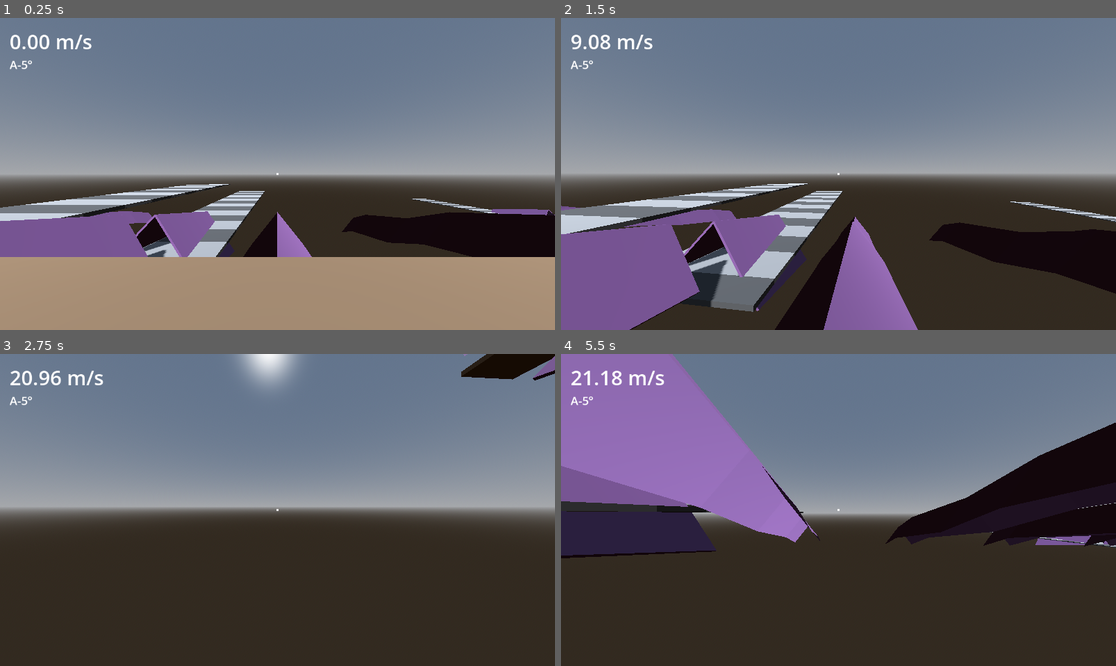
Above: before the commit, frames 1-4 (two rows, left to right).
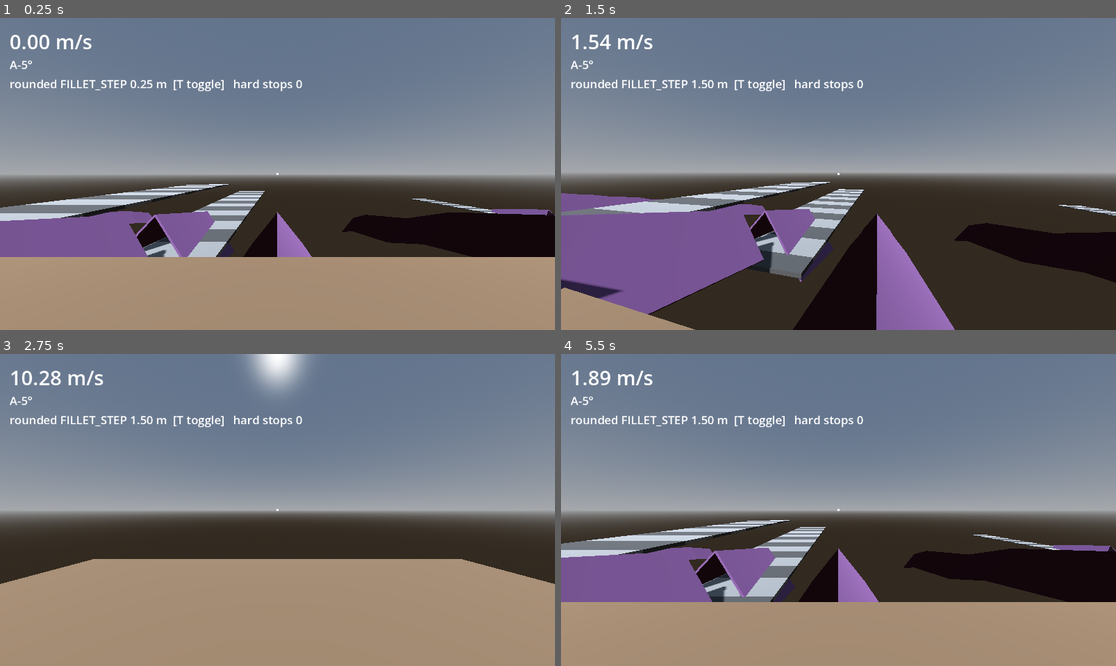
Above: after the commit, the same moments.

Repository: Crawford-Young/what-is-dark
Game: Godot game, scene res://scenes/surf_lab.tscn
Same seed, same stepped clock (60 frames per second), same inputs: the game is played once before the commit and once after it. This scene is started directly instead of the project's main scene.
Inputs (mouse positions are in pixels of both pictures, inside the frame that each line leads up to):
- Up to frame 1 (0.25 s): no input
- Up to frame 2 (1.5 s): tap Enter at 0.5 s; move the mouse to (866, 174) at 0.52 s; hold W (move_forward) from 0.53 s (still down); tap T at 0.6 s; click (866, 174) at 0.67 s; tap Space (jump) at 0.77 s; move the mouse to (810, 174) at 1.27 s; click (810, 174) at 1.35 s
- Up to frame 3 (2.75 s): keep holding W (move_forward); tap Space (jump) at 1.52 s; tap T at 1.55, 2.3 s; move the mouse to (288, 503) at 2.02 s; hold Q (glance) from 2.03 s (still down)
- Up to frame 4 (5.5 s): keep holding W (move_forward); move the mouse to (832, 516) at 2.77 s; release Q (glance) at 2.78 s; tap T at 2.85, 3.8, 4.55, 5.3 s; click (832, 516) at 2.92 s; tap Space (jump) at 3.02, 3.77, 4.52 s; move the mouse to (877, 513) at 3.52 s; hold Shift 3.53-4.28 s; move the mouse to (794, 506) at 4.27 s; tap Alt at 4.35 s; move the mouse to (844, 510) at 5.02 s; tap Ctrl at 5.1 s; click (844, 510) at 5.17 s

The runs differ from the first frame. In frame 1, 0.6% of the frame differs, in the area x 1-55%, y 19-24%; in frame 2, 19%; in frame 3, 38%; in frame 4, 63%, in the area x 0-100%, y 0-100%.

Commit message:
chore: add the rounded-seam contact probe (DEBUG PROBE)
What: Per-step contact probe for the issue-#14 rounded-seam snag, purely
additive, every line marked DEBUG PROBE. Player emits probe_stepped
(velocity before move_and_slide, right after it, and the surf-clip
flag) once per physics step. The surf lab logs a TICK row per step while
the rider touches a seam-cluster strip, or on the step after leaving one:
position, the along-arc distance from the arc start and from the lip (the
arc midpoint), speeds before and after the slide and after the clip, the
slide count and the hard-stop flag (speed below 0.5x the last step, from
above 2 m/s). Each contact gets a CONTACT row: normal, point, collider,
shape index, and the trimesh facet under it (a +-0.05 m ray along the
contact normal reads face_index and the facet normal, so dev_deg = contact
normal vs facet normal flags edge/vertex hits). The sink is
user://probe/seam_contact_<stamp>.csv, opened at the first TICK row, so
tests and launches that never touch a surf face write no file. T rebuilds
every rounded seam at FILLET_STEP 1.5 m and back; the HUD shows the step
and a hard-stop count. `just probe-stops [csv] [--tol=0.02]` lists each
hard stop with its normals and a facet-boundary verdict, recomputed from
s_in_arc and the step, next to the chance rate 2*tol/step.
Active physics engine: GodotPhysics3D. physics_engine is DEFAULT, and
ClassDB has GodotPhysicsServer3D, not JoltPhysicsServer3D. Negative
control: a scratch project set to "Jolt Physics" flips both classes and
warns on space params. Jolt's internal-edge removal is not in play.

Verified:
- just test -> rc 0, Scripts 20, 304/304 passing, 1993 asserts, no
  "could not find script". The red step was rc 1 with 7 failing (probe
  members missing), then rc 1 with 1 failing (a flat landing was flagged
  as a stop).
- just launch -> rc 0, 0 ERROR/WARNING lines
- godot --headless --path . scenes/surf_lab.tscn --quit-after 600 -> rc 0,
  clean, no CSV written
- node --test "scripts/dev/*.test.mjs" -> rc 0, 5 pass 0 fail. Red was
  rc 1 with the module missing.
EXPECTED_SCRIPTS is unchanged at 20: the probe extends
test_surf_lab_smoke.gd.

Next: the user rides AR-*/BR-* stations at 0.25 m, presses T, rides the
same stations at 1.5 m, then runs `just probe-stops`. Candidate 1 is
confirmed if 0.25 m stops sit on facet boundaries well above the chance
rate with dev_deg > 0.5 (edge normals) and 1.5 m stops drop. Then revert
this commit: `git diff ff06cc2 HEAD -- scripts/player.gd scripts/surf_lab.gd
tests/unit/test_surf_lab_smoke.gd Justfile scripts/dev/seam_contact_stops.mjs
scripts/dev/seam_contact_stops.test.mjs` must come back empty.

Ruled out: Jolt internal-edge handling (the engine is GodotPhysics3D).
clip_multi crease collapse was ruled out earlier (ff06cc2).

Pre-probe SHA: ff06cc2

Refs #14

Co-Authored-By: Claude Opus 5.5 <noreply@anthropic.com>

Diff:
--- a/scripts/player.gd
+++ b/scripts/player.gd
@@ -11,6 +11,11 @@
 ## so nothing reclassifies; 38° must hold so future pitched ramps read as walls.
 const ACTIVATE_RANGE := 200.0  ## gate-activate ray length (m). Generous on purpose: the
 ## gate lab measures natural click distances, so range must never be the binding limit.
+
+## DEBUG PROBE — remove before gates (issue #14): fires once per physics step after the
+## surf clip, carrying the velocity before move_and_slide and right after it; the
+## post-clip velocity is `velocity` itself when a listener reads it.
+signal probe_stepped(pre_slide_velocity: Vector3, post_slide_velocity: Vector3, clipped: bool)
 
 var frozen := false
 var glancing := false
@@ -84,6 +89,7 @@
 
 	var pre_slide_velocity := velocity
 	move_and_slide()
+	var probe_post_slide_velocity := velocity  ## DEBUG PROBE — remove before gates (issue #14)
 	var steep: Array[Vector3] = []
 	for i in get_slide_collision_count():
 		var normal := get_slide_collision(i).get_normal()
@@ -94,6 +100,7 @@
 		# steep walls (anti-climb). Recompute from the pre-slide velocity with
 		# Source clip semantics (lab lesson, 9822c47).
 		velocity = SourceMove.clip_multi(pre_slide_velocity, steep)
+	probe_stepped.emit(pre_slide_velocity, probe_post_slide_velocity, steep.size() > 0 and not is_on_floor())  ## DEBUG PROBE — remove before gates (issue #14)
 	_jump_was_down = jump_down
 	_rays_stale = false
 
--- a/scripts/surf_lab.gd
+++ b/scripts/surf_lab.gd
@@ -80,6 +80,38 @@
 
 var STATIONS: Array = []  ## populated by _build_range_rig() + _build_seam_array(): [{"label","spawn","face"}, ...]
 
+## DEBUG PROBE — remove before gates (issue #14): rounded-seam contact probe. Per
+## physics step while the rider touches a seam-cluster strip (or speed halves the step
+## after leaving one), it
+## logs speed before/after move_and_slide and after the surf clip, every slide
+## contact's normal + collider + shape index, and the trimesh facet under each
+## contact (a short ray along -normal reads face_index), with the contact's
+## along-arc distance in FILLET_STEP units. T rebuilds every rounded seam at
+## PROBE_COARSE_STEP so one ride compares 0.25 m and 1.5 m facets.
+## Sink: user://probe/seam_contact_<stamp>.csv, opened at the first TICK row.
+const PROBE_COARSE_STEP := 1.5  ## DEBUG PROBE — control facet length
+const PROBE_STOP_RATIO := 0.5  ## DEBUG PROBE — hard stop: speed below this fraction of last step's
+const PROBE_STOP_MIN_SPEED := 2.0  ## DEBUG PROBE — drops from below this are standing-still noise
+const PROBE_RAY_REACH := 0.05  ## DEBUG PROBE — facet ray starts/ends this far either side of a contact
+const PROBE_STRIP_COLOR := Color(0.45, 0.3, 0.5)  ## DEBUG PROBE — _build_band_cluster's strip colour
+const PROBE_TICK_COLS := "run,tick,station,step,x,y,z,vx,vy,vz,v_pre,v_slide,v_post,h_post,tick_ratio,step_ratio,slides,contacts,on_floor,clipped,hard_stop,seam,s_from_lip,s_in_arc,facet_k,boundary_dist"
+const PROBE_CONTACT_COLS := "run,tick,slide_i,coll_j,surface,shape_idx,nx,ny,nz,px,py,pz,face_index,face_seg,facet_nx,facet_ny,facet_nz,dev_deg,seam,s_from_lip,s_in_arc,facet_k,boundary_dist"
+var _probe_fillet_step := FILLET_STEP  ## DEBUG PROBE — what _fillet_spine samples at
+var _probe_rounded: Array = []  ## DEBUG PROBE — [{"label","fillet_len","raw","body","spine","cum","arcs"}]
+var _probe_rec_by_label := {}  ## DEBUG PROBE — rounded record per cluster label
+var _probe_strip_label := {}  ## DEBUG PROBE — strip body instance_id -> cluster label (sharp + rounded)
+var _probe_arcs_out: Array = []  ## DEBUG PROBE — arcs of the latest _fillet_spine call
+var _probe_sink_enabled := true  ## DEBUG PROBE — false keeps every line in _probe_buffer (tests)
+var _probe_buffer := PackedStringArray()  ## DEBUG PROBE — lines held until the file opens
+var _probe_file: FileAccess  ## DEBUG PROBE
+var _probe_header_done := false  ## DEBUG PROBE
+var _probe_run := 0  ## DEBUG PROBE
+var _probe_tick := 0  ## DEBUG PROBE
+var _probe_prev_speed := 0.0  ## DEBUG PROBE
+var _probe_prev_on_surf := false  ## DEBUG PROBE
+var _probe_stops := 0  ## DEBUG PROBE
+var _probe_step_label: Label  ## DEBUG PROBE
+
 @onready var _player: Player = $Player
 @onready var _speed_label: Label = $HUD/SpeedLabel
 @onready var _station_label: Label = $HUD/StationLabel
@@ -102,6 +134,7 @@
 			break
 	_kill_y = _lowest_geometry_y - 10.0  # recomputed from the FINAL built geometry (T1's
 	## builder rule) -- Band B's lead-in alone descends ~12 m, R1 #14.
+	_probe_ready()  ## DEBUG PROBE — remove before gates (issue #14)
 	_reset_to_station()
 
 
@@ -114,6 +147,8 @@
 			KEY_P:
 				_station = (_station - 1 + STATIONS.size()) % STATIONS.size()
 				_reset_to_station()
+			KEY_T:  ## DEBUG PROBE — remove before gates (issue #14)
+				_probe_toggle_fillet_step()
 
 
 func _physics_process(_delta: float) -> void:
@@ -122,12 +157,14 @@
 	if _player.global_position.y < _kill_y:
 		var s: Dictionary = STATIONS[_station]
 		_player.teleport(s["spawn"], s["face"])
+		_probe_on_reset("kill_plane")  ## DEBUG PROBE — remove before gates (issue #14)
 
 
 func _reset_to_station() -> void:
 	var s: Dictionary = STATIONS[_station]
 	_player.teleport(s["spawn"], s["face"])
 	_station_label.text = s["label"]
+	_probe_on_reset("station")  ## DEBUG PROBE — remove before gates (issue #14)
 
 
 ## Range rig (replaces the 5-ramp authored chain, 2026-08-02 ruling round 4):
@@ -366,9 +403,11 @@
 	var exit_speed: float = ETA * sqrt(entry_speed * entry_speed + 70.4 * lead_in_drop)
 
 	_build_seam_cluster(x, low_y, low_z, exit_speed, delta_deg, spine)
+	var probe_raw_spine := spine.duplicate()  ## DEBUG PROBE — remove before gates (issue #14)
 	if fillet_len > 0.0:
 		spine = _fillet_spine(spine, fillet_len)
 	_add_surf_strip(spine, FACE_ANGLE_DEG, HALF_WIDTH * 2.0, Color(0.45, 0.3, 0.5))
+	_probe_register_strip("%s-%d°" % [label_prefix, int(delta_deg)], fillet_len, probe_raw_spine, spine)  ## DEBUG PROBE — remove before gates (issue #14)
 
 
 ## The measurement rig itself (R1 #23 sanctioned exemption): 4 ramps sharing
@@ -398,6 +437,7 @@
 ## instead of creasing. Arcs live in the vertical plane of the path (x fixed).
 func _fillet_spine(spine: Array[Vector3], fillet_len: float) -> Array[Vector3]:
 	var out: Array[Vector3] = [spine[0]]
+	_probe_arcs_out = []  ## DEBUG PROBE — remove before gates (issue #14)
 	for i in range(1, spine.size() - 1):
 		var p := spine[i]
 		var d1 := (p - spine[i - 1]).normalized()
@@ -413,7 +453,8 @@
 		assert(tangent <= minf(p.distance_to(spine[i - 1]), p.distance_to(spine[i + 1])) / 2.0)
 		var t1 := p - d1 * tangent
 		var sgn := signf(phi2 - phi1)
-		var n_steps := maxi(2, ceili(fillet_len / FILLET_STEP))
+		var n_steps := maxi(2, ceili(fillet_len / _probe_fillet_step))  ## DEBUG PROBE — was FILLET_STEP; restore before gates (issue #14)
+		_probe_arcs_out.append({"seam": i - 1, "i0": out.size(), "n": n_steps, "step": fillet_len / n_steps})  ## DEBUG PROBE — remove before gates (issue #14)
 		for k in range(n_steps + 1):
 			var phi := lerpf(phi1, phi2, float(k) / n_steps)
 			var du := sgn * r * (sin(phi) - sin(phi1))  # along-path (-z) offset from t1
@@ -530,3 +571,248 @@
 ## not a fixed constant, so the plane always sits below every built surface.
 func _track_lowest(y: float) -> void:
 	_lowest_geometry_y = minf(_lowest_geometry_y, y)
+
+
+## DEBUG PROBE — remove before gates (issue #14): everything below is the
+## rounded-seam contact probe; see the PROBE_* block at the top of the file.
+func _probe_ready() -> void:
+	_probe_step_label = Label.new()
+	_probe_step_label.offset_left = 20.0
+	_probe_step_label.offset_top = 120.0
+	_probe_step_label.add_theme_font_size_override("font_size", 24)
+	$HUD.add_child(_probe_step_label)
+	_probe_update_label()
+	_player.probe_stepped.connect(_probe_on_step)
+
+
+func _probe_update_label() -> void:
+	_probe_step_label.text = "rounded FILLET_STEP %.2f m  [T toggle]   hard stops %d" % [_probe_fillet_step, _probe_stops]
+
+
+func _probe_engine_name() -> String:
+	if ClassDB.class_exists("JoltPhysicsServer3D"):
+		return "Jolt Physics"
+	if ClassDB.class_exists("GodotPhysicsServer3D"):
+		return "GodotPhysics3D"
+	return "unknown"
+
+
+func _probe_is_hard_stop(prev_speed: float, speed: float) -> bool:
+	return prev_speed > PROBE_STOP_MIN_SPEED and speed < PROBE_STOP_RATIO * prev_speed
+
+
+## Called after _add_surf_strip: the strip is $Geometry's newest child.
+func _probe_register_strip(label: String, fillet_len: float, raw: Array, spine: Array) -> void:
+	var body: Node = $Geometry.get_child(-1)
+	_probe_strip_label[body.get_instance_id()] = label
+	if fillet_len <= 0.0:
+		return
+	var rec := {"label": label, "fillet_len": fillet_len, "raw": raw}
+	_probe_set_geometry(rec, body, spine)
+	_probe_rounded.append(rec)
+	_probe_rec_by_label[label] = rec
+
+
+func _probe_set_geometry(rec: Dictionary, body: Node, spine: Array) -> void:
+	var cum := PackedFloat64Array([0.0])
+	for i in range(1, spine.size()):
+		cum.append(cum[i - 1] + spine[i].distance_to(spine[i - 1]))
+	rec["body"] = body
+	rec["spine"] = spine
+	rec["cum"] = cum
+	rec["arcs"] = _probe_arcs_out
+
+
+func _probe_toggle_fillet_step() -> void:
+	_probe_fillet_step = PROBE_COARSE_STEP if is_equal_approx(_probe_fillet_step, FILLET_STEP) else FILLET_STEP
+	for rec in _probe_rounded:
+		var old: Node = rec["body"]
+		_probe_strip_label.erase(old.get_instance_id())
+		$Geometry.remove_child(old)
+		old.free()
+		var spine := _fillet_spine(rec["raw"], rec["fillet_len"])
+		_add_surf_strip(spine, FACE_ANGLE_DEG, HALF_WIDTH * 2.0, PROBE_STRIP_COLOR)
+		var body: Node = $Geometry.get_child(-1)
+		_probe_strip_label[body.get_instance_id()] = rec["label"]
+		_probe_set_geometry(rec, body, spine)
+	_probe_update_label()
+	_probe_write("PROBE-STEP,%d,%d,%.3f" % [_probe_run, _probe_tick, _probe_fillet_step])
+	for line in _probe_arc_lines():
+		_probe_write(line)
+	_reset_to_station()
+
+
+func _probe_arc_lines() -> PackedStringArray:
+	var lines := PackedStringArray()
+	for rec in _probe_rounded:
+		for arc in rec["arcs"]:
+			var i0: int = arc["i0"]
+			var n: int = arc["n"]
+			lines.append("PROBE-ARC,%s,%d,%.4f,%.4f,%.4f,%.4f,%.4f,%.4f,%d" % [rec["label"], arc["seam"], rec["spine"][i0].x, rec["spine"][i0].z, rec["spine"][i0 + n].z, rec["cum"][i0], rec["cum"][i0 + n] - rec["cum"][i0], arc["step"], n])
+	return lines
+
+
+## Along-path position of world z on a rounded strip. Every strip quad is a spine
+## segment plus a purely lateral (x, y) offset, so a surface point's z is its spine
+## generator's z and z alone fixes the path distance. Returns the nearest arc.
+func _probe_arc_coord(rec: Dictionary, z: float) -> Dictionary:
+	var spine: Array = rec["spine"]
+	var cum: PackedFloat64Array = rec["cum"]
+	var j := 0
+	while j < spine.size() - 2 and z < spine[j + 1].z:
+		j += 1
+	var frac: float = (spine[j].z - z) / (spine[j].z - spine[j + 1].z)
+	var s: float = cum[j] + frac * (cum[j + 1] - cum[j])
+	var best: Dictionary = {}
+	var best_out := INF
+	for arc in rec["arcs"]:
+		var s0: float = cum[arc["i0"]]
+		var s1: float = cum[arc["i0"] + arc["n"]]
+		var outside := maxf(maxf(s0 - s, s - s1), 0.0)
+		if outside < best_out:
+			best_out = outside
+			var step: float = arc["step"]
+			var s_in := s - s0
+			var nearest := clampf(roundf(s_in / step), 0.0, float(arc["n"]))
+			best = {
+				"seam": arc["seam"],
+				"s_in_arc": s_in,
+				"s_from_lip": s_in - (s1 - s0) / 2.0,
+				"facet_k": floori(s_in / step) if outside == 0.0 else -1,
+				"boundary_dist": absf(s_in - nearest * step),
+			}
+	return best
+
+
+func _probe_face_hit(from: Vector3, to: Vector3) -> Dictionary:
+	var query := PhysicsRayQueryParameters3D.create(from, to)
+	query.exclude = [_player.get_rid()]
+	query.hit_back_faces = true
+	return get_world_3d().direct_space_state.intersect_ray(query)
+
+
+## _add_surf_strip emits two triangles per spine segment, side -1 then side +1.
+func _probe_face_segment(rec: Dictionary, face_index: int) -> int:
+	var n_seg: int = rec["spine"].size() - 1
+	return (face_index % (2 * n_seg)) / 2
+
+
+func _probe_on_reset(reason: String) -> void:
+	_probe_run += 1
+	_probe_tick = 0
+	_probe_prev_speed = 0.0
+	_probe_prev_on_surf = false
+	_probe_write("PROBE-RUN,%d,%s,%s,%.3f" % [_probe_run, STATIONS[_station]["label"], reason, _probe_fillet_step])
+	if _probe_file:
+		_probe_file.flush()
+
+
+func _probe_on_step(pre_slide: Vector3, post_slide: Vector3, clipped: bool) -> void:
+	_probe_tick += 1
+	var v_pre := pre_slide.length()
+	var v_slide := post_slide.length()
+	var vel := _player.velocity
+	var v_post := vel.length()
+	var prev := _probe_prev_speed
+	_probe_prev_speed = v_post
+	var contacts := PackedStringArray()
+	var surf_rec: Dictionary = {}
+	var on_surf := false
+	for i in _player.get_slide_collision_count():
+		var kc := _player.get_slide_collision(i)
+		for j in kc.get_collision_count():
+			var collider := kc.get_collider(j)
+			var label: String = _probe_strip_label.get(collider.get_instance_id(), "") if collider else ""
+			on_surf = on_surf or label != ""
+			var rec: Dictionary = _probe_rec_by_label.get(label, {})
+			if not rec.is_empty() and surf_rec.is_empty():
+				surf_rec = rec
+			contacts.append(_probe_contact_row(i, j, kc, collider, label, rec))
+	# Stops count only inside the surf-contact window (this step or the last), so a
+	# flat landing that zeroes vertical speed never reads as a seam snag.
+	var stop := (on_surf or _probe_prev_on_surf) and _probe_is_hard_stop(prev, v_post)
+	_probe_prev_on_surf = on_surf
+	if not on_surf and not stop:
+		return
+	if stop:
+		_probe_stops += 1
+		_probe_update_label()
+	if surf_rec.is_empty():
+		surf_rec = _probe_rec_by_label.get(STATIONS[_station]["label"], {})
+	var pos := _player.global_position
+	var row := "TICK,%d,%d,%s,%.3f,%.4f,%.4f,%.4f,%.4f,%.4f,%.4f,%.4f,%.4f,%.4f,%.4f,%.4f,%.4f,%d,%d,%d,%d,%d" % [
+		_probe_run, _probe_tick, STATIONS[_station]["label"], _probe_fillet_step,
+		pos.x, pos.y, pos.z, vel.x, vel.y, vel.z, v_pre, v_slide, v_post,
+		Vector2(vel.x, vel.z).length(), v_post / prev if prev > 0.0 else 1.0,
+		v_post / v_pre if v_pre > 0.0 else 1.0,
+		_player.get_slide_collision_count(), contacts.size(),
+		int(_player.is_on_floor()), int(clipped), int(stop)]
+	_probe_write(row + _probe_coord_cols(surf_rec, pos.z))
+	for line in contacts:
+		_probe_write(line)
+	if _probe_file and (stop or _probe_tick % 120 == 0):
+		_probe_file.flush()
+
+
+func _probe_contact_row(i: int, j: int, kc: KinematicCollision3D, collider: Object, label: String, rec: Dictionary) -> String:
+	var n := kc.get_normal(j)
+	var p := kc.get_position(j)
+	var surface := label if label != "" else "other:%s" % ((collider as Node).name if collider is Node else "?")
+	var face_index := -1
+	var face_seg := -1
+	var facet_n := Vector3.ZERO
+	var dev := -1.0
+	if label != "":
+		var hit := _probe_face_hit(p + n * PROBE_RAY_REACH, p - n * PROBE_RAY_REACH)
+		if not hit.is_empty() and hit["collider"] == collider:
+			face_index = hit["face_index"]
+			facet_n = hit["normal"]
+			var angle := rad_to_deg(n.angle_to(facet_n))
+			dev = minf(angle, 180.0 - angle)
+			if not rec.is_empty():
+				face_seg = _probe_face_segment(rec, face_index)
+	var row := "CONTACT,%d,%d,%d,%d,%s,%d,%.5f,%.5f,%.5f,%.4f,%.4f,%.4f,%d,%d,%.5f,%.5f,%.5f,%.3f" % [
+		_probe_run, _probe_tick, i, j, surface, kc.get_collider_shape_index(j),
+		n.x, n.y, n.z, p.x, p.y, p.z, face_index, face_seg, facet_n.x, facet_n.y, facet_n.z, dev]
+	return row + _probe_coord_cols(rec, p.z)
+
+
+func _probe_coord_cols(rec: Dictionary, z: float) -> String:
+	if rec.is_empty():
+		return ",,,,,"
+	var c := _probe_arc_coord(rec, z)
+	return ",%d,%.4f,%.4f,%d,%.4f" % [c["seam"], c["s_from_lip"], c["s_in_arc"], c["facet_k"], c["boundary_dist"]]
+
+
+func _probe_header() -> PackedStringArray:
+	var lines := PackedStringArray()
+	lines.append("PROBE-META,engine=%s,godot=%s,physics_ticks=%d,jolt_edge_removal=%s,fillet_step=%.3f,coarse_step=%.3f,stop_ratio=%.2f,stop_min_speed=%.1f,ray_reach=%.3f" % [
+		_probe_engine_name(), Engine.get_version_info()["string"], Engine.physics_ticks_per_second,
+		str(ProjectSettings.get_setting("physics/jolt_physics_3d/simulation/use_enhanced_internal_edge_removal", "absent")),
+		_probe_fillet_step, PROBE_COARSE_STEP, PROBE_STOP_RATIO, PROBE_STOP_MIN_SPEED, PROBE_RAY_REACH])
+	lines.append("PROBE-COLS,TICK," + PROBE_TICK_COLS)
+	lines.append("PROBE-COLS,CONTACT," + PROBE_CONTACT_COLS)
+	lines.append("PROBE-COLS,PROBE-ARC,label,seam,x,z_start,z_end,s_start,arc_len,step,n")
+	lines.append_array(_probe_arc_lines())
+	return lines
+
+
+## Lines buffer in memory until the first TICK row, so instancing the lab (tests,
+## a launch that never touches a surf face) writes no file.
+func _probe_write(line: String) -> void:
+	if not _probe_header_done:
+		_probe_header_done = true
+		_probe_buffer.append_array(_probe_header())
+	if _probe_file:
+		_probe_file.store_line(line)
+		return
+	_probe_buffer.append(line)
+	if _probe_sink_enabled and line.begins_with("TICK,"):
+		var stamp := Time.get_datetime_string_from_system().replace(":", "-")
+		DirAccess.make_dir_recursive_absolute("user://probe")
+		_probe_file = FileAccess.open("user://probe/seam_contact_%s.csv" % stamp, FileAccess.WRITE)
+		if _probe_file:
+			for buffered in _probe_buffer:
+				_probe_file.store_line(buffered)
+			_probe_buffer.clear()
+			print("PROBE: writing %s" % ProjectSettings.globalize_path(_probe_file.get_path()))
--- a/tests/unit/test_surf_lab_smoke.gd
+++ b/tests/unit/test_surf_lab_smoke.gd
@@ -6,3 +6,134 @@
 	add_child_autofree(lab)
 	assert_eq(lab.name, "SurfLab")
 	assert_not_null(lab.get_node_or_null("Player"))
+
+
+## DEBUG PROBE — remove before gates (issue #14): rounded-seam contact probe tests.
+## Rounded set = AR + BR bands x 6 deltas = 12 clusters; each spine has 4 interior
+## vertices but the lead-in joins ramp 1 at the same 12deg pitch, so 3 arcs each.
+const PROBE_ROUNDED_CLUSTERS := 12
+const PROBE_ARCS_PER_CLUSTER := 3
+
+
+func _probe_lab() -> Node3D:
+	var lab: Node3D = load("res://scenes/surf_lab.tscn").instantiate()
+	lab._probe_sink_enabled = false
+	add_child_autofree(lab)
+	return lab
+
+
+func test_probe_registers_every_rounded_arc_at_the_fine_step() -> void:
+	var lab := _probe_lab()
+	assert_eq(lab._probe_fillet_step, 0.25)
+	assert_eq(lab._probe_rounded.size(), PROBE_ROUNDED_CLUSTERS)
+	for rec in lab._probe_rounded:
+		assert_eq(rec["arcs"].size(), PROBE_ARCS_PER_CLUSTER, rec["label"])
+		for arc in rec["arcs"]:
+			assert_eq(arc["n"], 24, "6 m arc / 0.25 m step")
+			assert_almost_eq(arc["step"], 0.25, 1e-6)
+
+
+func test_probe_toggle_rebuilds_rounded_seams_at_the_coarse_step_and_back() -> void:
+	var lab := _probe_lab()
+	var old_bodies: Array = []
+	for rec in lab._probe_rounded:
+		old_bodies.append(rec["body"])
+	lab._probe_toggle_fillet_step()
+	assert_eq(lab._probe_fillet_step, 1.5)
+	assert_string_contains(lab._probe_step_label.text, "1.50")
+	assert_eq(lab._probe_rounded.size(), PROBE_ROUNDED_CLUSTERS)
+	for i in lab._probe_rounded.size():
+		var rec: Dictionary = lab._probe_rounded[i]
+		assert_false(is_instance_valid(old_bodies[i]), "old 0.25 m strip freed")
+		assert_true(is_instance_valid(rec["body"]) and rec["body"].is_inside_tree(), "new strip in tree")
+		for arc in rec["arcs"]:
+			assert_eq(arc["n"], 4, "6 m arc / 1.5 m step")
+	lab._probe_toggle_fillet_step()
+	assert_eq(lab._probe_fillet_step, 0.25)
+	assert_string_contains(lab._probe_step_label.text, "0.25")
+	assert_eq(lab._probe_rounded[0]["arcs"][0]["n"], 24)
+
+
+func test_probe_arc_coordinate_puts_facet_vertices_on_step_multiples() -> void:
+	var lab := _probe_lab()
+	var rec: Dictionary = lab._probe_rounded[0]
+	var arc: Dictionary = rec["arcs"][1]
+	var spine: Array = rec["spine"]
+	for k in [0, 1, 7, 12, 24]:
+		var c: Dictionary = lab._probe_arc_coord(rec, spine[arc["i0"] + k].z)
+		assert_eq(c["seam"], 2, "arc index 1 = seam #2")
+		assert_almost_eq(c["s_in_arc"], k * 0.25, 1e-3)
+		assert_almost_eq(c["boundary_dist"], 0.0, 1e-3)
+	var mid: Dictionary = lab._probe_arc_coord(rec, spine[arc["i0"] + 12].z)
+	assert_almost_eq(mid["s_from_lip"], 0.0, 1e-3, "lip = arc midpoint")
+	var half_z: float = (spine[arc["i0"] + 3].z + spine[arc["i0"] + 4].z) / 2.0
+	var half: Dictionary = lab._probe_arc_coord(rec, half_z)
+	assert_eq(half["facet_k"], 3)
+	assert_almost_eq(half["boundary_dist"], 0.125, 2e-3, "mid-facet = half a step from both edges")
+
+
+func test_probe_face_hit_decodes_the_arc_facet_segment() -> void:
+	var lab := _probe_lab()
+	await wait_physics_frames(2)
+	var rec: Dictionary = lab._probe_rounded[0]
+	var arc: Dictionary = rec["arcs"][0]
+	var spine: Array = rec["spine"]
+	var seg: int = arc["i0"] + 5
+	var a := deg_to_rad(lab.FACE_ANGLE_DEG)
+	var on_face: Vector3 = (spine[seg] + spine[seg + 1]) / 2.0 + Vector3(cos(a), -sin(a), 0.0) * 3.0
+	var hit: Dictionary = lab._probe_face_hit(on_face + Vector3.UP * 2.0, on_face - Vector3.UP * 2.0)
+	assert_false(hit.is_empty(), "ray reaches the strip")
+	assert_eq(hit["collider"], rec["body"])
+	assert_eq(lab._probe_face_segment(rec, hit["face_index"]), seg)
+
+
+func test_probe_reports_godot_physics_as_the_active_engine() -> void:
+	var lab := _probe_lab()
+	assert_eq(lab._probe_engine_name(), "GodotPhysics3D")
+
+
+func test_probe_hard_stop_is_a_more_than_half_drop_from_a_moving_tick() -> void:
+	var lab := _probe_lab()
+	assert_true(lab._probe_is_hard_stop(20.0, 9.0))
+	assert_false(lab._probe_is_hard_stop(20.0, 11.0))
+	assert_false(lab._probe_is_hard_stop(1.5, 0.1), "standing-still noise is not a stop")
+
+
+func test_probe_spawn_landing_on_a_flat_pad_is_not_a_hard_stop() -> void:
+	var lab := _probe_lab()
+	await wait_physics_frames(40)  # spawn sits 0.5 m over the A-5° pad: lands ~tick 20
+	assert_eq(lab._probe_stops, 0, "a flat landing kills vertical speed, not a seam snag")
+	for line in lab._probe_buffer:
+		assert_false(line.begins_with("TICK,"), "no surf contact, no stop -> no row: " + line)
+
+
+func test_probe_logs_tick_and_contact_rows_while_riding_a_rounded_face() -> void:
+	var lab := _probe_lab()
+	await wait_physics_frames(2)
+	var rec: Dictionary = lab._probe_rounded[0]
+	var arc: Dictionary = rec["arcs"][0]
+	var spine: Array = rec["spine"]
+	var a := deg_to_rad(lab.FACE_ANGLE_DEG)
+	var on_face: Vector3 = spine[arc["i0"] + 12] + Vector3(cos(a), -sin(a), 0.0) * 3.0
+	var hit: Dictionary = lab._probe_face_hit(on_face + Vector3.UP * 2.0, on_face - Vector3.UP * 2.0)
+	lab._player.teleport(hit["position"] + hit["normal"] * 1.0, Vector3(0.0, 0.0, -1.0))
+	await wait_physics_frames(60)  # ~0.3 m fall onto the face takes ~25 ticks; 60 leaves slide time
+	var ticks := 0
+	var surf_contacts := 0
+	var cross_checked := 0
+	for line in lab._probe_buffer:
+		if line.begins_with("TICK,"):
+			ticks += 1
+		elif line.begins_with("CONTACT,") and line.contains(",%s," % rec["label"]):
+			surf_contacts += 1
+			# Two methods must agree off the facet edges: the ray's face_index segment
+			# and the z-derived facet_k (cols: 14 face_seg, 19 seam, 22 facet_k, 23 boundary_dist).
+			var c: PackedStringArray = line.split(",")
+			if int(c[22]) >= 0 and float(c[23]) > 0.01:
+				var i0: int = rec["arcs"][int(c[19]) - 1]["i0"]
+				assert_eq(int(c[14]), i0 + int(c[22]), line)
+				cross_checked += 1
+	assert_gt(ticks, 0, "TICK rows while in contact")
+	assert_gt(surf_contacts, 0, "CONTACT rows name the rounded cluster")
+	assert_gt(cross_checked, 0, "at least one in-arc contact cross-checked")
+	assert_true(lab._probe_buffer[0].begins_with("PROBE-META,"), "header first")
